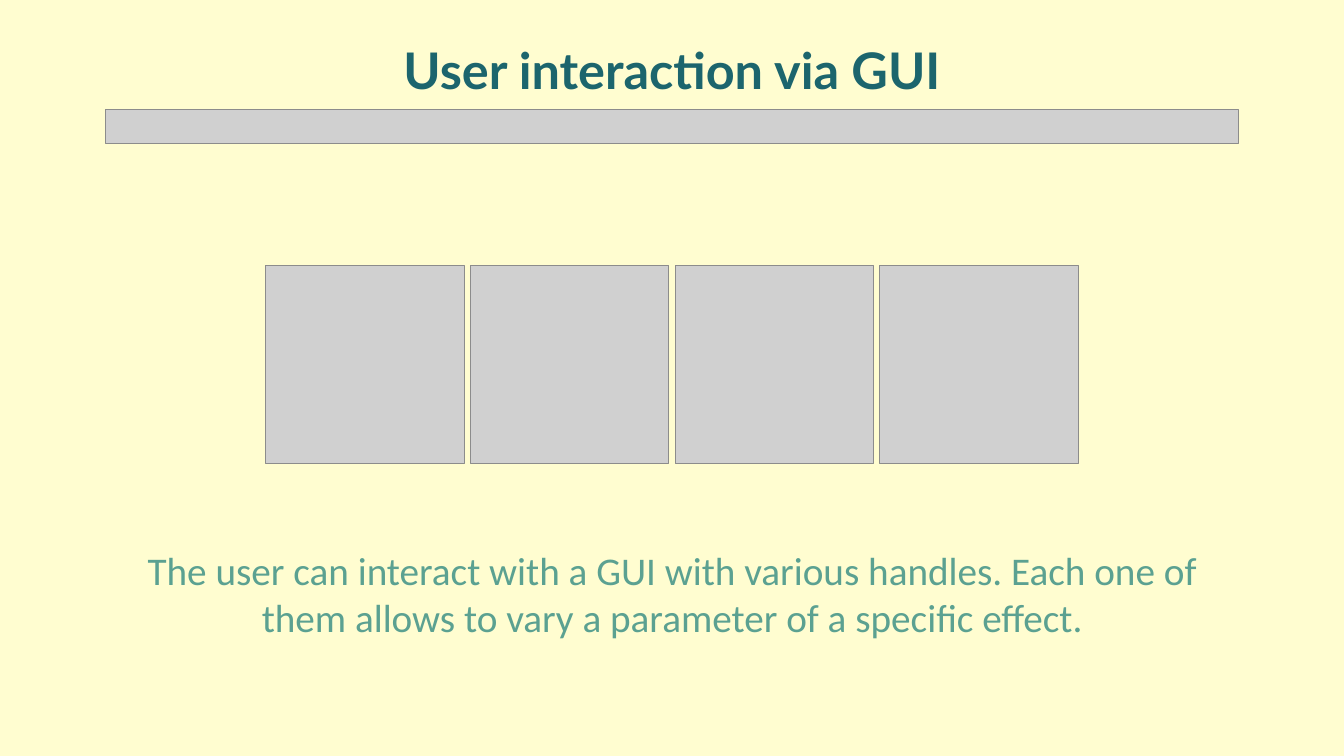
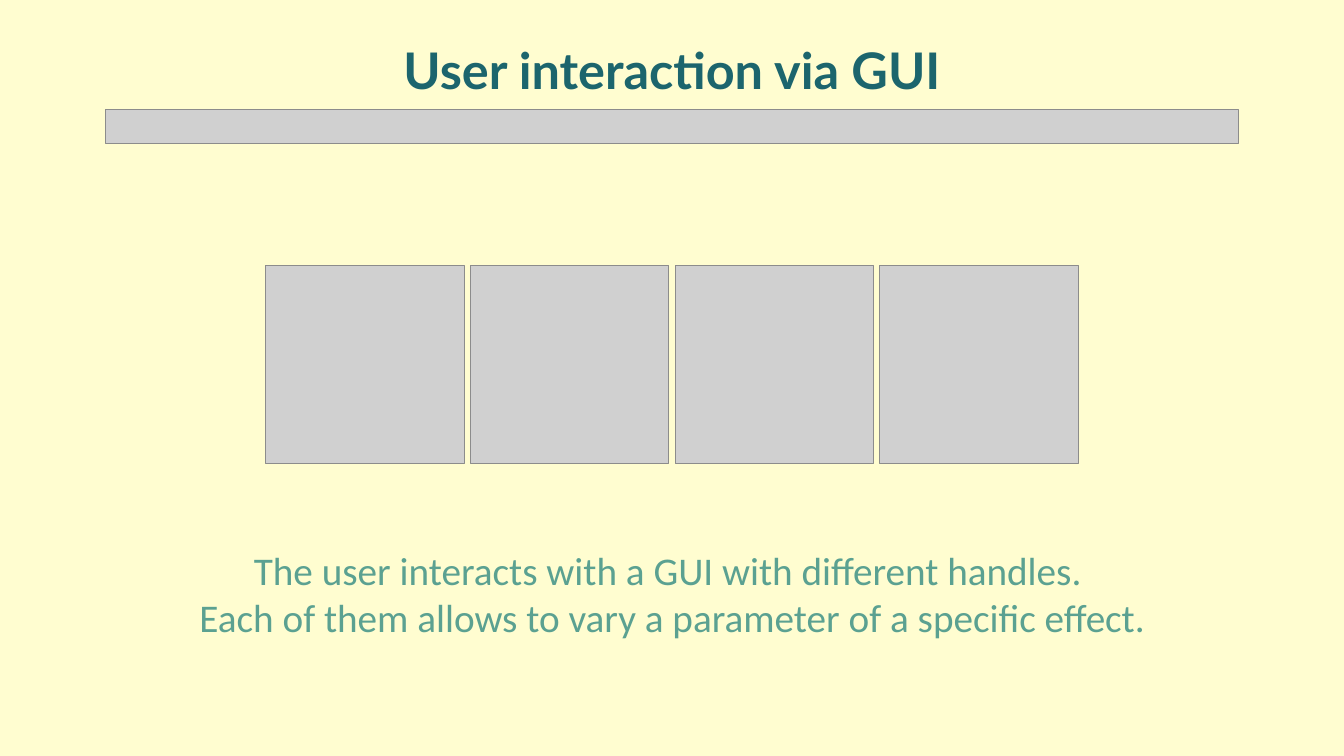
Before and after one commit to Ciorpy/G.A.I.A.-CMLS-2025, a slide deck: slide 26 of GAIA.pptx. Drawn at 1344x756 pixels with LibreOffice and Linux fonts; fonts in the diff are those of the drawing; grey boxes stand for pictures. Boxes give left, top, right and bottom in pixels: in the first picture for what was removed or moved away, otherwise in the second. Text is boxed around its words. In the diff, an @@ line names an element or a change of style, - is before the commit and + after.

```diff
--- a/GAIA.pptx
+++ b/GAIA.pptx
@@ text at (199,558,1145,639): text changed @@
-The user can interact with a GUI with various handles. Each one of them allows to vary a parameter of a specific effect.
+The user interacts with a GUI with different handles.
+Each of them allows to vary a parameter of a specific effect.
```
Also in this commit, not shown: 16 other slides changed, 1 other file.
